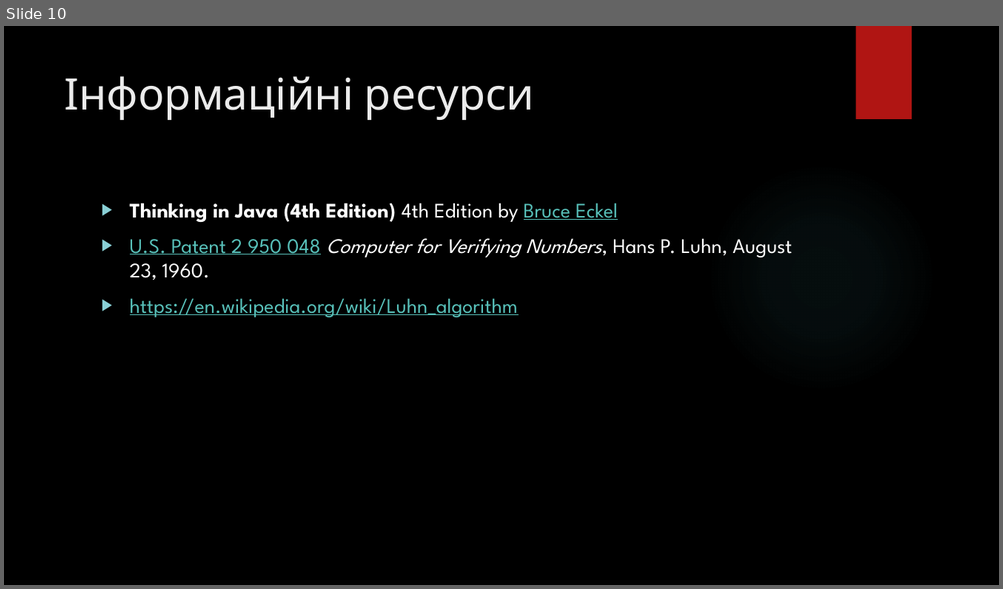
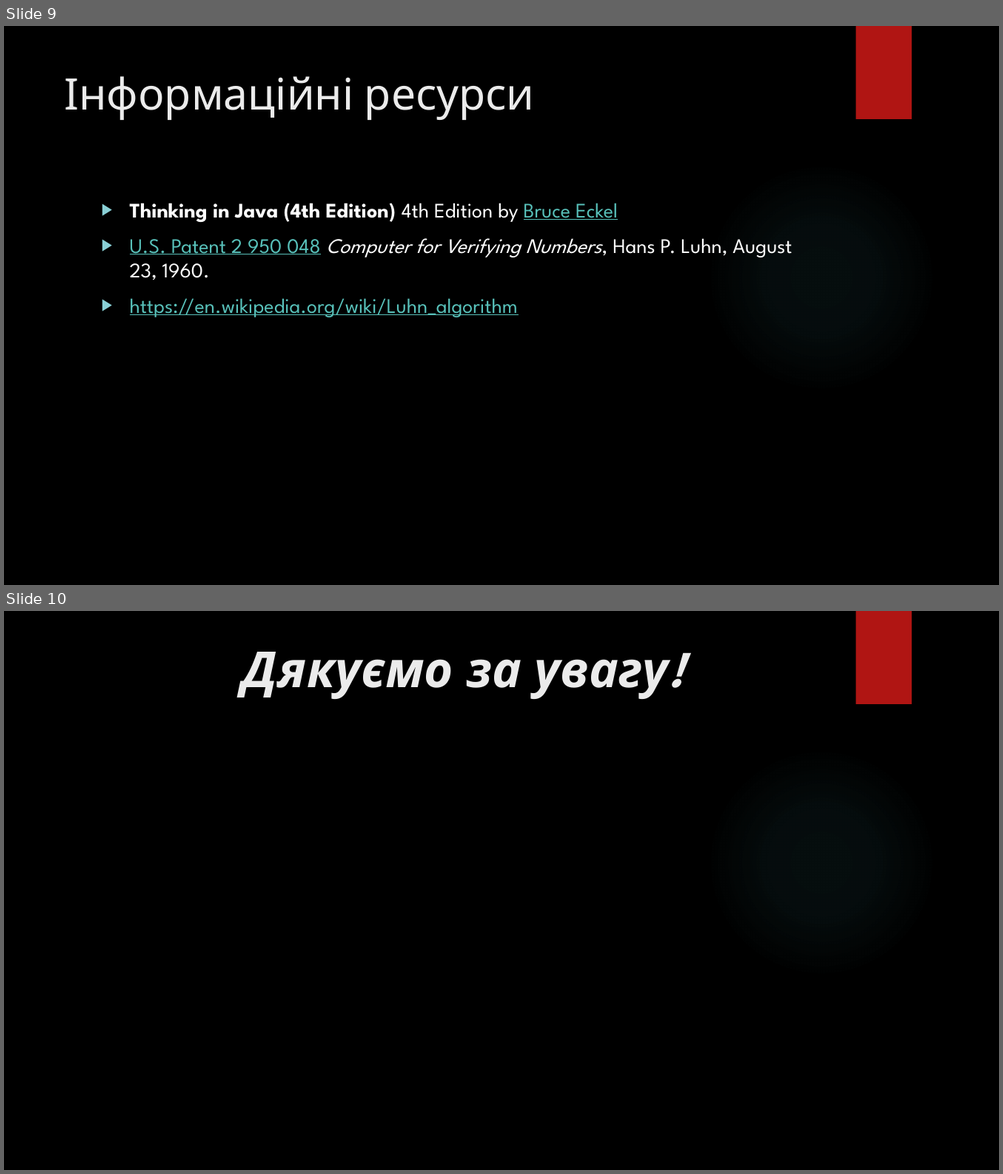
Before and after one commit to YurkoNychyk/CoreProject, a slide deck: presentationInPoint.pptx. Shown one above the other, each under a label of ours: slide 10 before the commit, slides 9 and 10 after it. The pictures are 1003x589 and 1003x1174 pixels, drawn with LibreOffice and Linux fonts; fonts in the diff are those of the drawing; background and template pictures are left out. Boxes give left, top, right and bottom in pixels: in the first picture for what was removed or moved away, otherwise in the second. Text is boxed around its words. In the diff, an @@ line names an element or a change of style, - is before the commit and + after.

```diff
--- a/presentationInPoint.pptx
+++ b/presentationInPoint.pptx
@@ slide 10 added at <box>4,611,999,1170</box>, background picture (left out); not listed: 2 template elements that a slide beside it also shows @@
@@ text added at <box>242,652,668,699</box>, 48 pt, text #EBEBEB, bold, italic @@
+Дякуємо за увагу!
@@ what was slide 10 is now slide 9 @@
```
Also in this commit, not shown: 2 slides changed, 1 slide removed, 11 other files.
